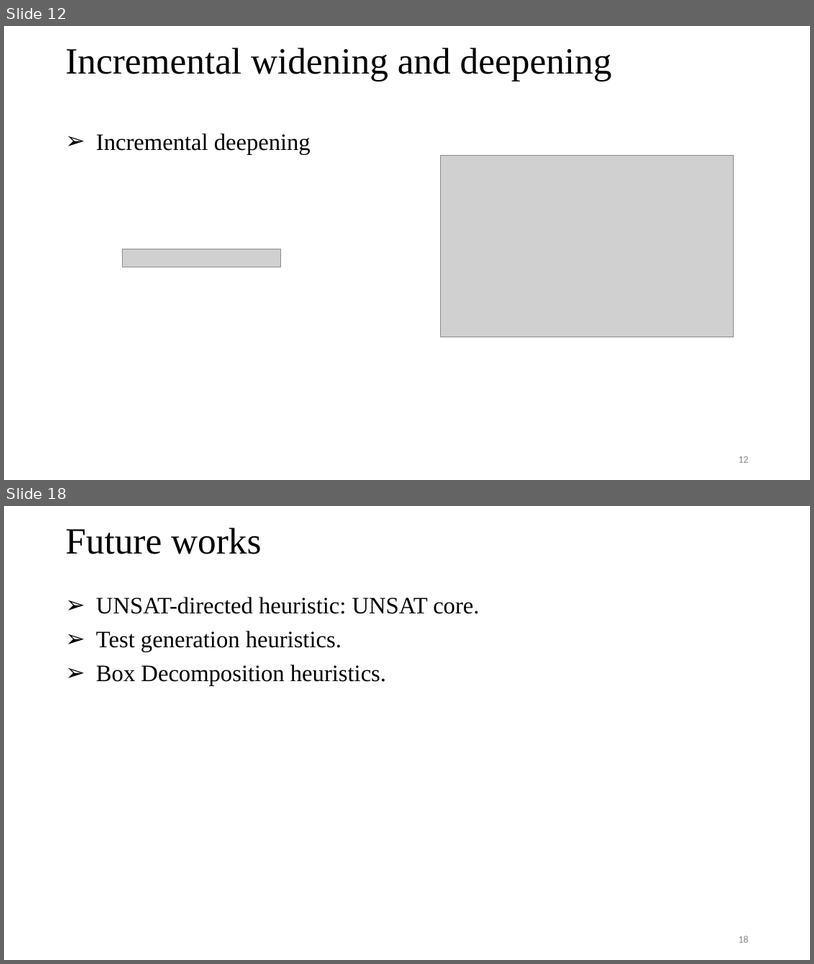
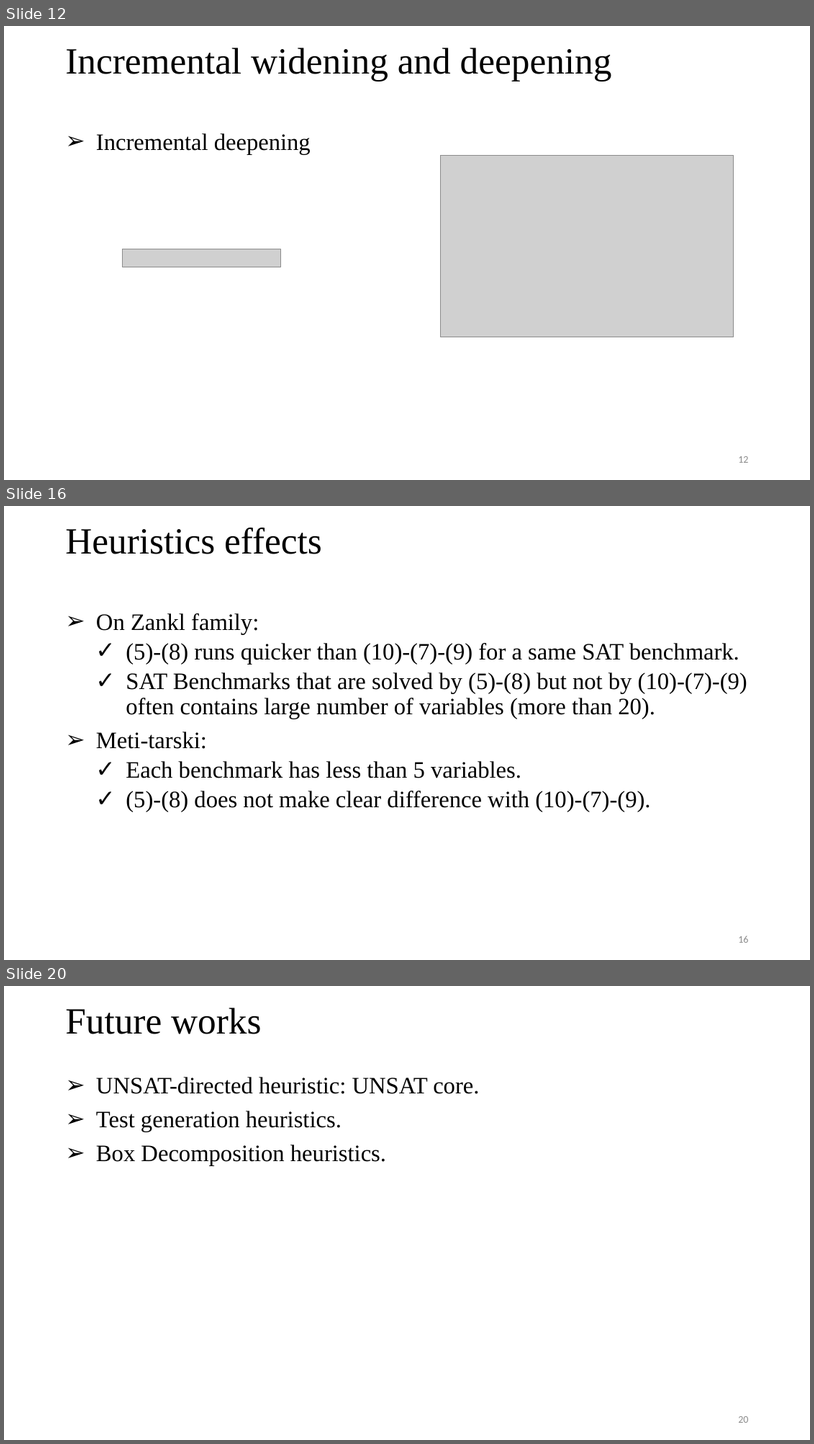
Before and after one commit to tungvx/raSAT, a slide deck: report/thesis/presentation.pptx. Shown one above the other, each under a label of ours: slides 12 and 18 before the commit, slides 12, 16 and 20 after it; the slides between them are not shown. The pictures are 814x964 and 814x1444 pixels, drawn with LibreOffice and Linux fonts; fonts in the diff are those of the drawing; grey boxes stand for pictures. Boxes give left, top, right and bottom in pixels: in the first picture for what was removed or moved away, otherwise in the second. Text is boxed around its words. In the diff, an @@ line names an element or a change of style, - is before the commit and + after.

```diff
--- a/report/thesis/presentation.pptx
+++ b/report/thesis/presentation.pptx
@@ slide 16 added at (4,506,810,960), background #FFFFFF @@
@@ title added at (65,528,322,554), 44 pt, text #000000 @@
+Heuristics effects
@@ text added at (96,613,748,812), 28 pt, text #000000 @@
+➢ On Zankl family:
+  ✓ (5)-(8) runs quicker than (10)-(7)-(9) for a same SAT benchmark.
+  ✓ SAT Benchmarks that are solved by (5)-(8) but not by (10)-(7)-(9) often contains large number of variables (more than 20).
+➢ Meti-tarski:
+  ✓ Each benchmark has less than 5 variables.
+  ✓ (5)-(8) does not make clear difference with (10)-(7)-(9).
@@ page number added at (738,936,748,942), 12 pt, text #8C8C8C @@
+16
@@ what was slide 18 is now slide 20 @@
@@ page number at (738,1416,748,1422): text changed @@
-18
+20
```
Also in this commit, not shown: 11 slides changed, 1 other slide added, 1 other file.
